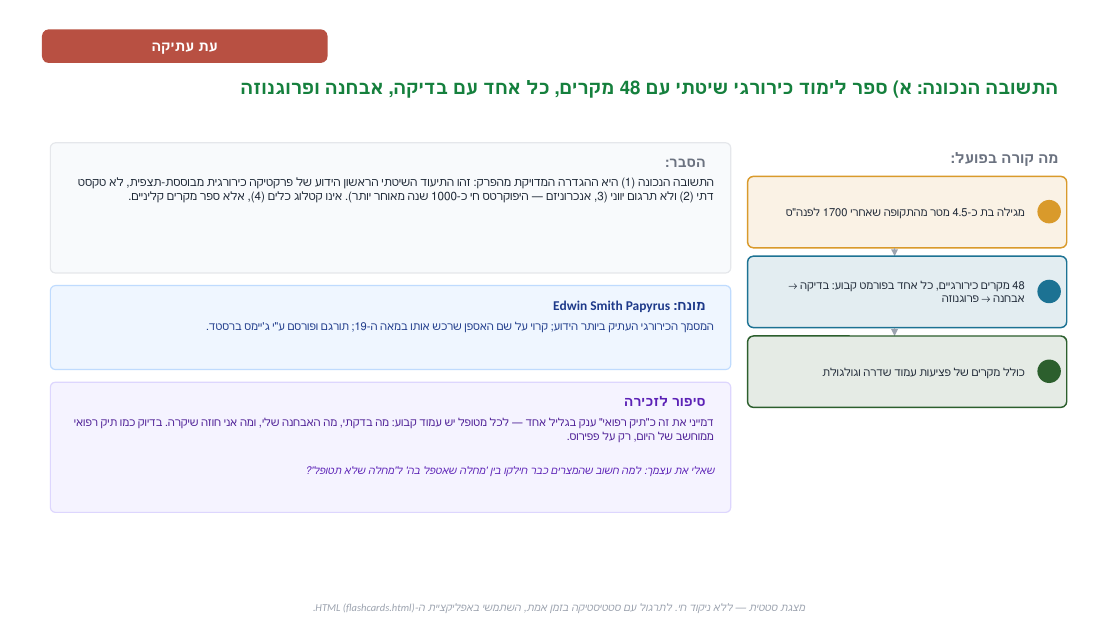
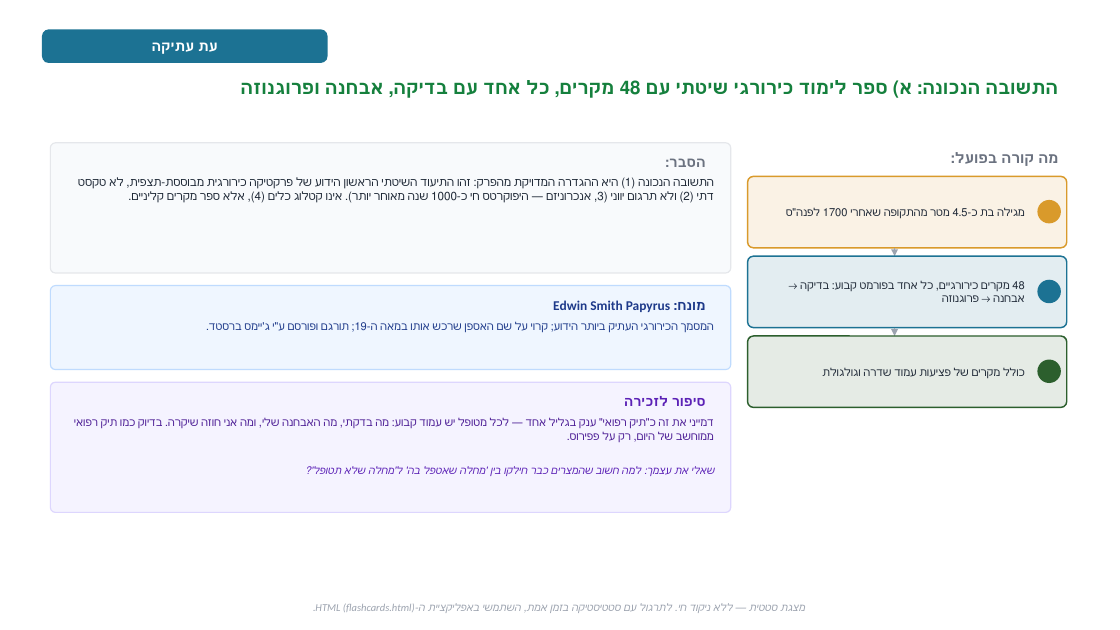
Before and after one commit to maskit101/summeries-medicine, a slide deck: slide 3 of docs/neurosurgery/summaries/01-historical-overview-of-neurosurgery.pptx. Drawn at 1120x630 pixels with LibreOffice and Linux fonts; fonts in the diff are those of the drawing. Boxes give left, top, right and bottom in pixels: in the first picture for what was removed or moved away, otherwise in the second. Text is boxed around its words. In the diff, an @@ line names an element or a change of style, - is before the commit and + after.

```diff
--- a/docs/neurosurgery/summaries/01-historical-overview-of-neurosurgery.pptx
+++ b/docs/neurosurgery/summaries/01-historical-overview-of-neurosurgery.pptx
@@ rounded rectangle at [42, 29, 328, 63]: fill #B85042 to #1C7293 @@
```
Also in this commit, not shown: 13 other slides changed, 4 other files.
